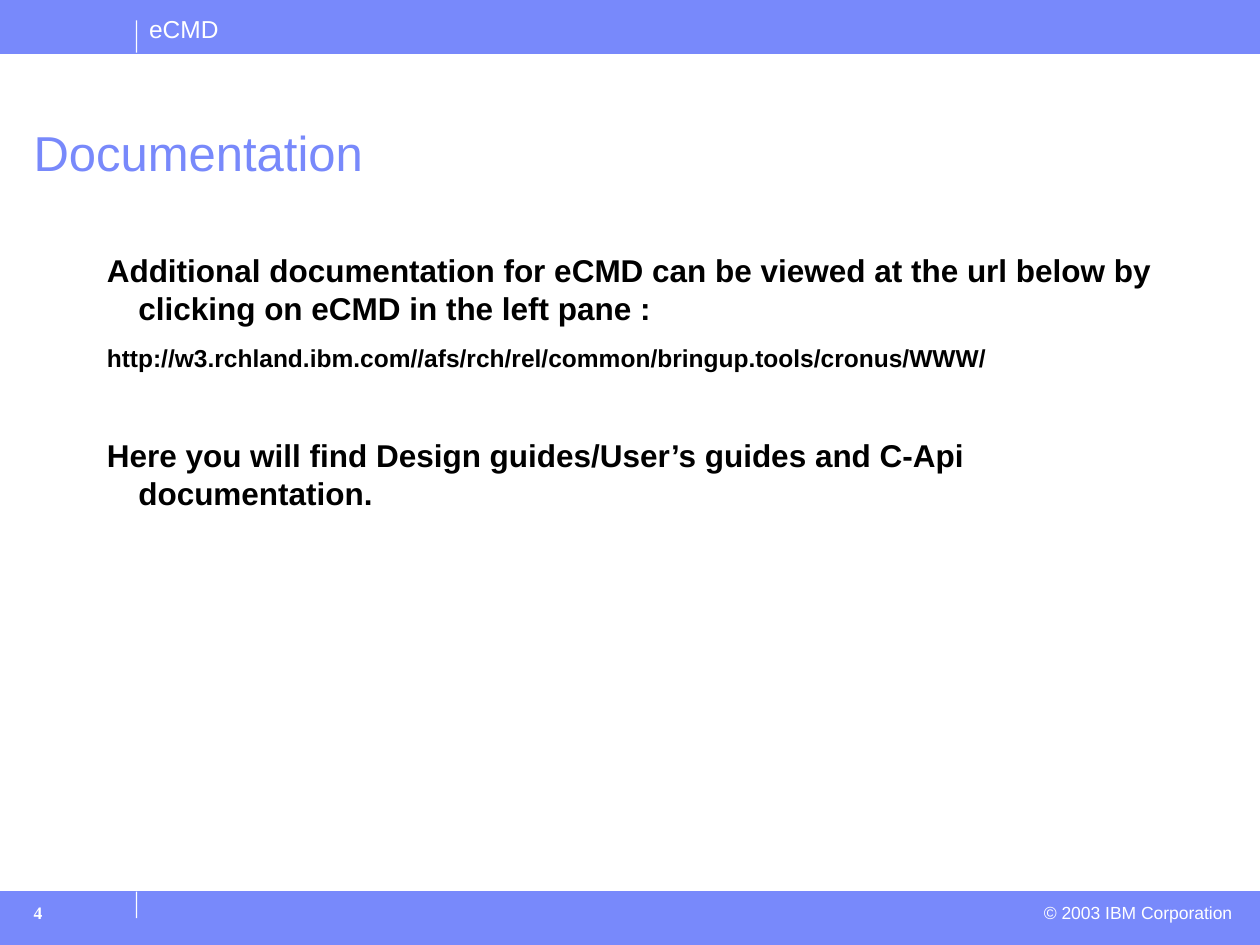
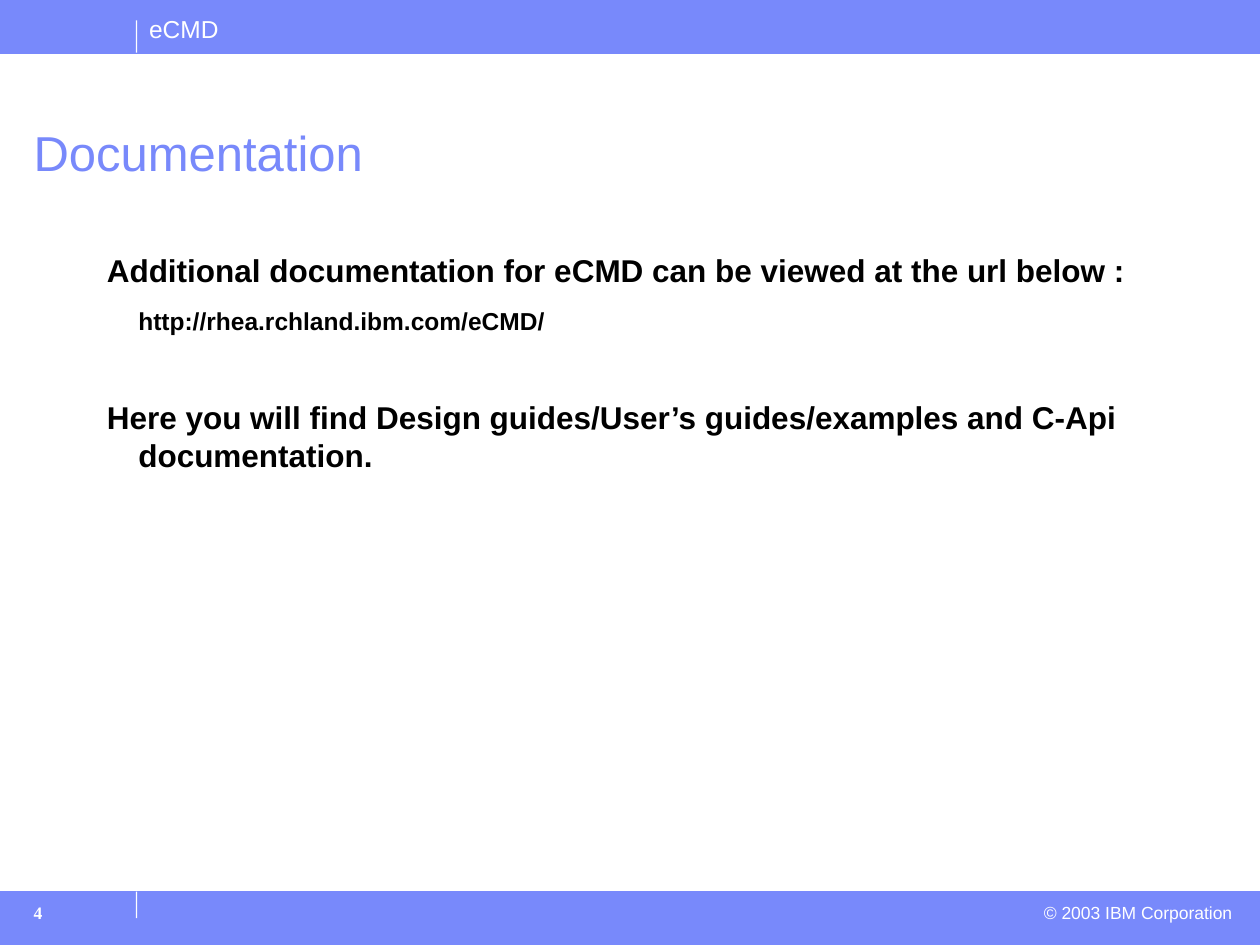
Before and after one commit to thejta/eCMD, a slide deck: slide 4 of docs/eCMDIntro.ppt. Drawn at 1260x945 pixels with LibreOffice and Linux fonts; fonts in the diff are those of the drawing; background and template pictures are left out. Boxes give left, top, right and bottom in pixels: in the first picture for what was removed or moved away, otherwise in the second. Text is boxed around its words. In the diff, an @@ line names an element or a change of style, - is before the commit and + after.

```diff
--- a/docs/eCMDIntro.ppt
+++ b/docs/eCMDIntro.ppt
@@ text at (107, 259, 1116, 468): text changed @@
-Additional documentation for eCMD can be viewed at the url below by clicking on eCMD in the left pane :
-http://w3.rchland.ibm.com//afs/rch/rel/common/bringup.tools/cronus/WWW/
-Here you will find Design guides/User’s guides and C-Api documentation.
+Additional documentation for eCMD can be viewed at the url below :
+http://rhea.rchland.ibm.com/eCMD/
+Here you will find Design guides/User’s guides/examples and C-Api documentation.
```
Also in this commit, not shown: 2 other slides changed.
